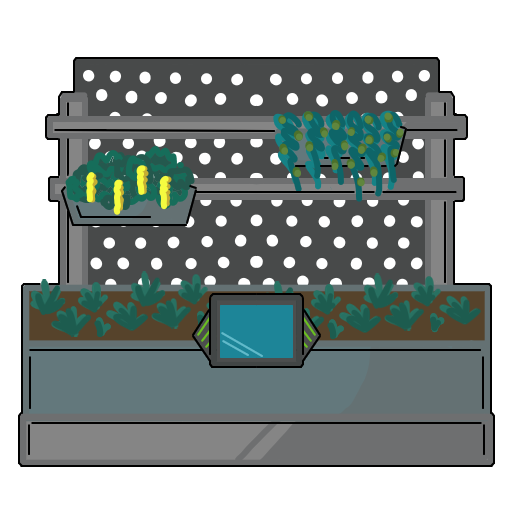
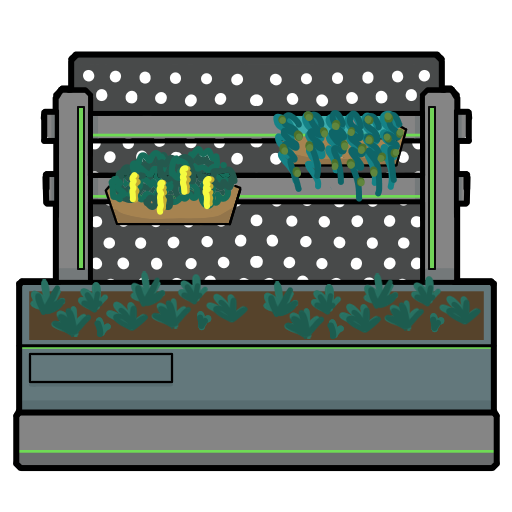
Revision of a layered w=512, h=512 image; what changed, layer by layer:
hid "Paint Layer 9", moved it above "Paint Layer 8", painted on it over (13, 51, 500, 472)
moved "Paint Layer 8" above "Paint Layer 14", painted on it over (13, 64, 500, 448)
removed layer "Paint Layer 5" over (40, 64, 448, 256)
added layer "Paint Layer 14" above "Paint Layer 16" over (16, 64, 448, 384)
added layer "Paint Layer 16" above "Paint Layer 15" over (16, 128, 448, 384)
added layer "Paint Layer 15" above "Paint Layer 12" over (16, 64, 448, 320)
added layer "Paint Layer 12" above "Paint Layer 17" over (13, 51, 500, 472)
added layer "Paint Layer 17" above "Paint Layer 13" over (13, 64, 500, 472)
added layer "Paint Layer 13" above "Paint Layer 10" over (13, 64, 500, 472)
hid "Paint Layer 10" over (128, 279, 384, 472)
hid "Paint Layer 11" over (192, 279, 320, 368)
hid "Paint Layer 6" over (64, 128, 448, 256)
hid "Paint Layer 4" over (13, 64, 500, 472)
painted on "Paint Layer 3" over (13, 64, 500, 472)
painted on "Paint Layer 7" over (13, 51, 500, 448)
